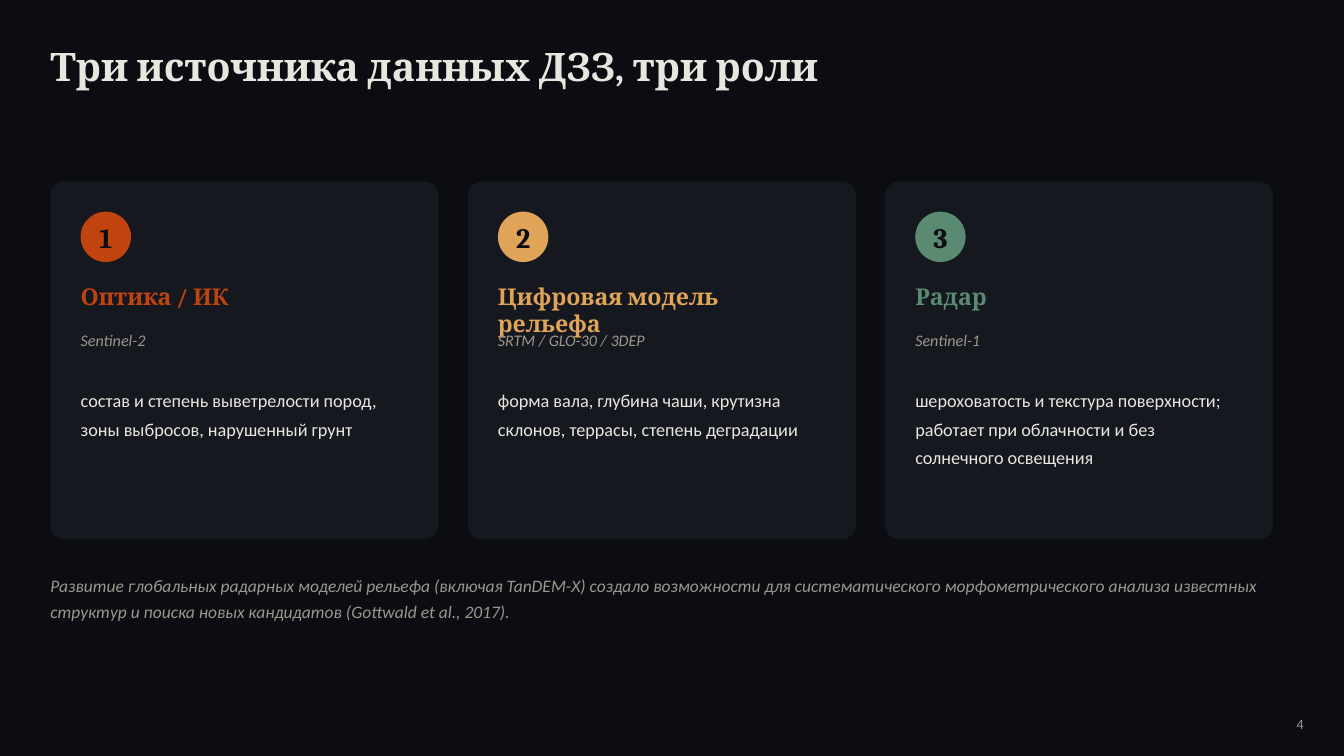
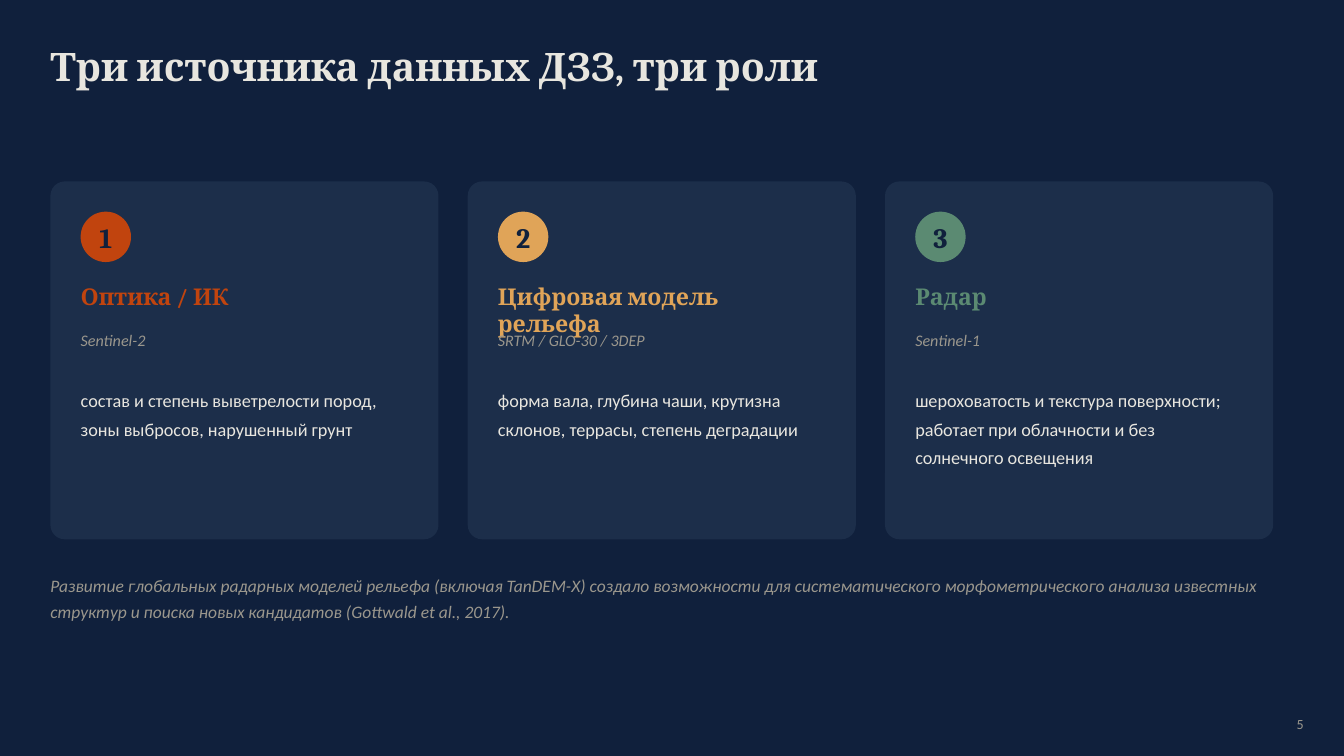
Before and after one commit to oterma19/craters-remote, a slide deck: slide 5 of crater_presentation.pptx (slide 4 before the commit). Drawn at 1344x756 pixels with LibreOffice and Linux fonts; fonts in the diff are those of the drawing. Boxes give left, top, right and bottom in pixels: in the first picture for what was removed or moved away, otherwise in the second. Text is boxed around its words. In the diff, an @@ line names an element or a change of style, - is before the commit and + after.

```diff
--- a/crater_presentation.pptx
+++ b/crater_presentation.pptx
@@ background #0B0D13 to #10203C @@
@@ fill #15181F to #1C2E4A in 3 elements at [50,181,439,539], [468,181,856,539], [885,181,1273,539] @@
@@ text colour #0B0D13 to #10203C in 3 elements at [81,212,131,262], [498,212,548,262], [915,212,966,262] @@
@@ text at [1297,720,1304,729]: text changed @@
-4
+5
```
Also in this commit, not shown: 12 other slides changed, 2 slides added, 11 other files.
